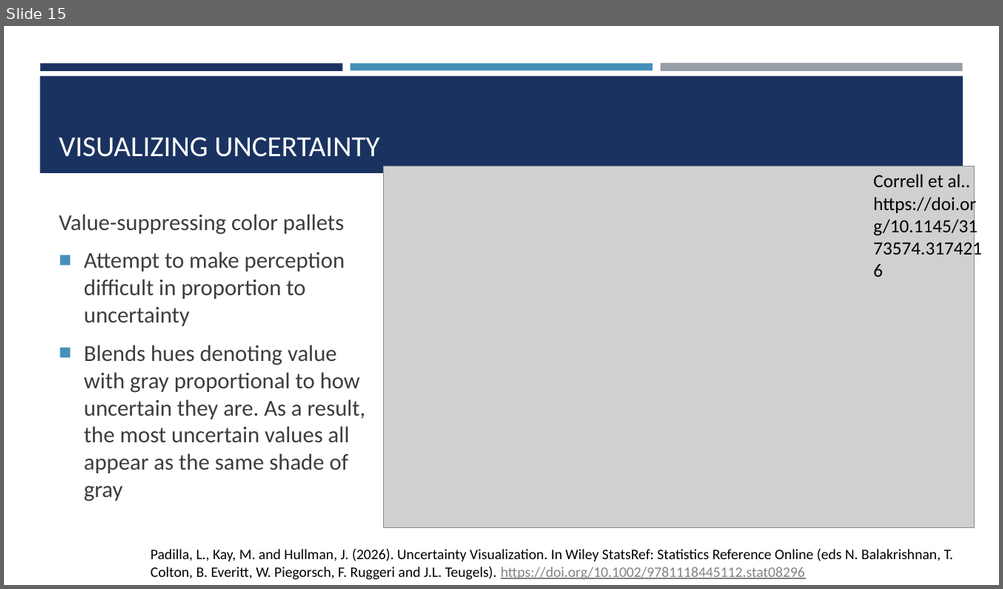
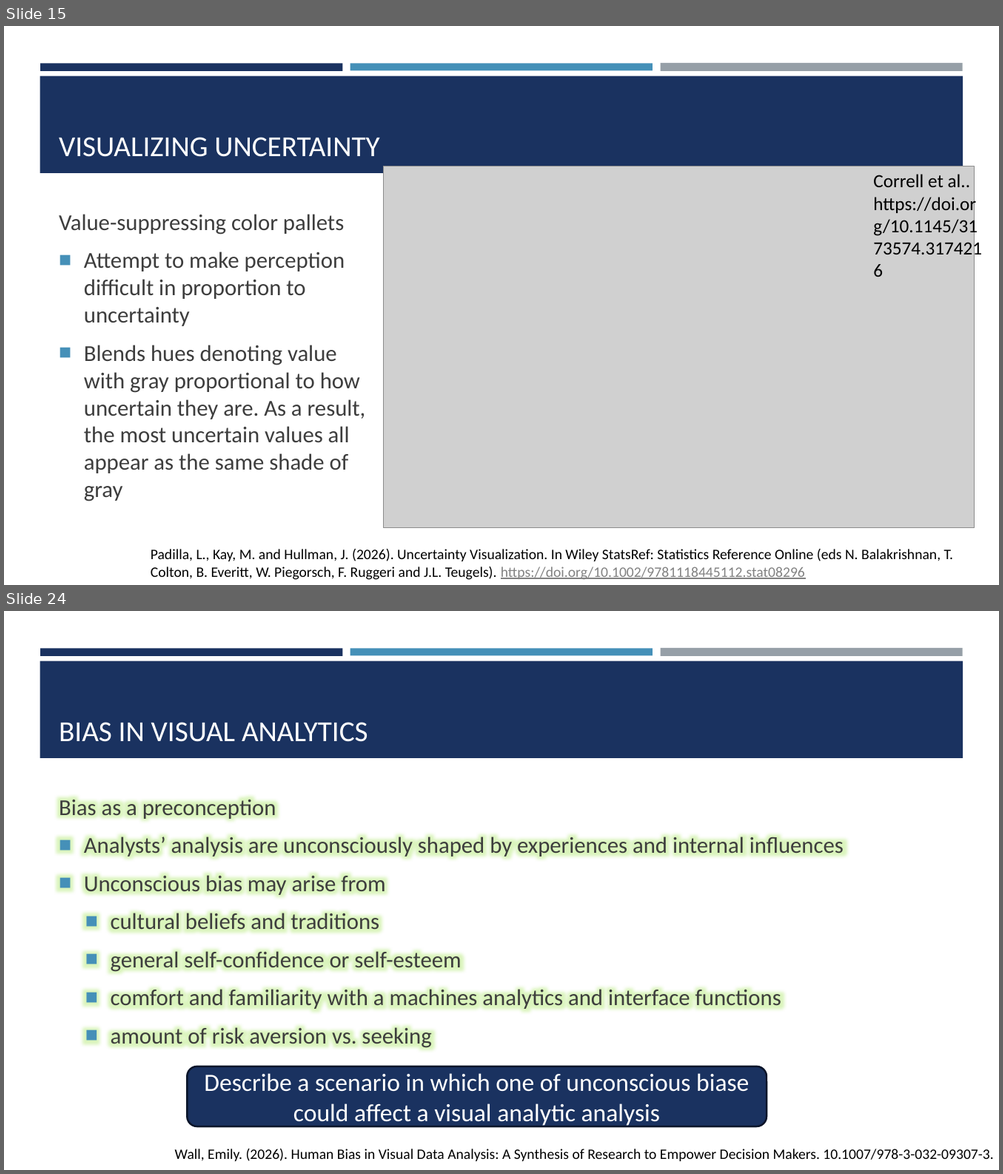
Before and after one commit to amosca01/SDS-CSC235, a slide deck: slides/11-uncertainty-bias.pptx. Shown one above the other, each under a label of ours: slide 15 before the commit, slides 15 and 24 after it; the slides between them are not shown. The pictures are 1003x589 and 1003x1174 pixels, drawn with LibreOffice and Linux fonts; fonts in the diff are those of the drawing; grey boxes stand for pictures. Boxes give left, top, right and bottom in pixels: in the first picture for what was removed or moved away, otherwise in the second. Text is boxed around its words. In the diff, an @@ line names an element or a change of style, - is before the commit and + after.

```diff
--- a/slides/11-uncertainty-bias.pptx
+++ b/slides/11-uncertainty-bias.pptx
@@ slide 24 added at [4,611,999,1170], background #FFFFFF; not listed: 4 template elements that a slide beside it also shows @@
@@ title added at [59,722,368,742], 28 pt, text #FFFFFF @@
+BIAS IN VISUAL ANALYTICS
@@ text added at [59,796,843,1050], 22 pt, text #3D3D3D @@
+Bias as a preconception
+■ Analysts’ analysis are unconsciously shaped by experiences and internal influences
+■ Unconscious bias may arise from
+  ■ cultural beliefs and traditions
+  ■ general self-confidence or self-esteem
+  ■ comfort and familiarity with a machines analytics and interface functions
+  ■ amount of risk aversion vs. seeking
@@ rounded rectangle added at [187,1067,766,1128], fill #1A3260, outline #0B162A 1.75 pt, 24 pt, text #FFFFFF @@
+Describe a scenario in which one of unconscious biase could affect a visual analytic analysis
@@ text added at [175,1149,993,1162], 14 pt, text #000000 @@
+Wall, Emily. (2026). Human Bias in Visual Data Analysis: A Synthesis of Research to Empower Decision Makers. 10.1007/978-3-032-09307-3.
```
Also in this commit, not shown: 11 other slides added, 14 other files.
